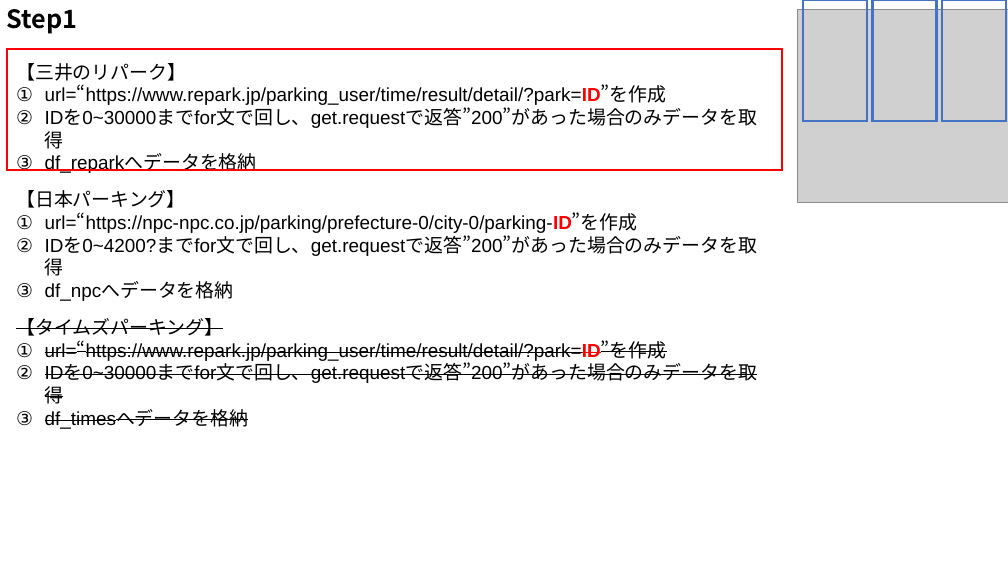
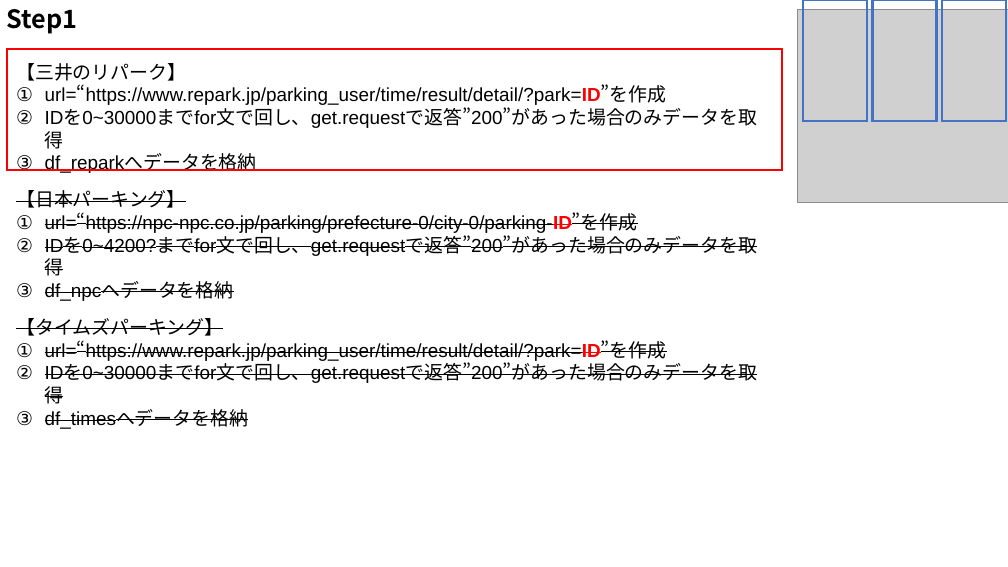
Before and after one commit to umazkym/tech0-Step2-WebApp, a slide deck: slide 4 of webアプリ.pptx. Drawn at 1008x567 pixels with LibreOffice and Linux fonts; fonts in the diff are those of the drawing; grey boxes stand for pictures. Boxes give left, top, right and bottom in pixels: in the first picture for what was removed or moved away, otherwise in the second. Text is boxed around its words. In the diff, an @@ line names an element or a change of style, - is before the commit and + after.

```diff
--- a/webアプリ.pptx
+++ b/webアプリ.pptx
@@ text "【日本パーキング】" at (x1=16, y1=190, x2=758, y2=276): strikethrough on @@
```
Also in this commit, not shown: 3 other slides changed.
